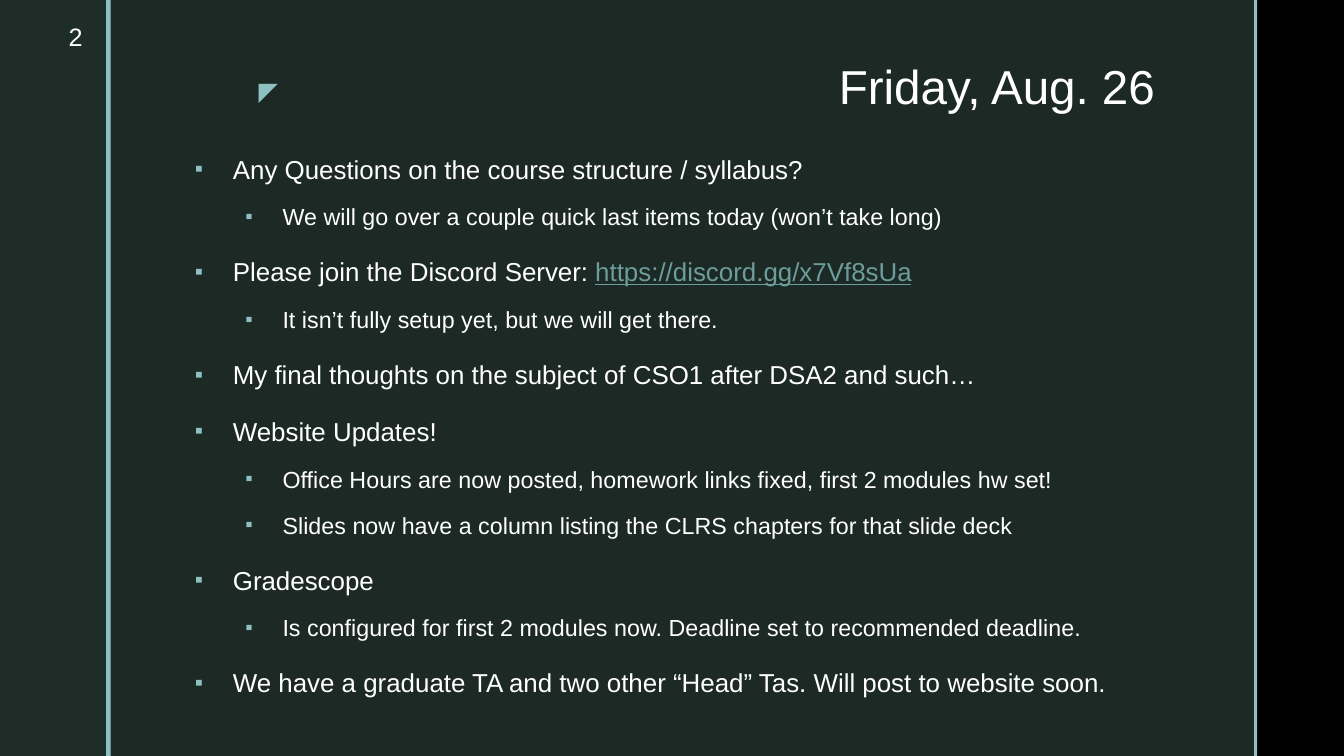
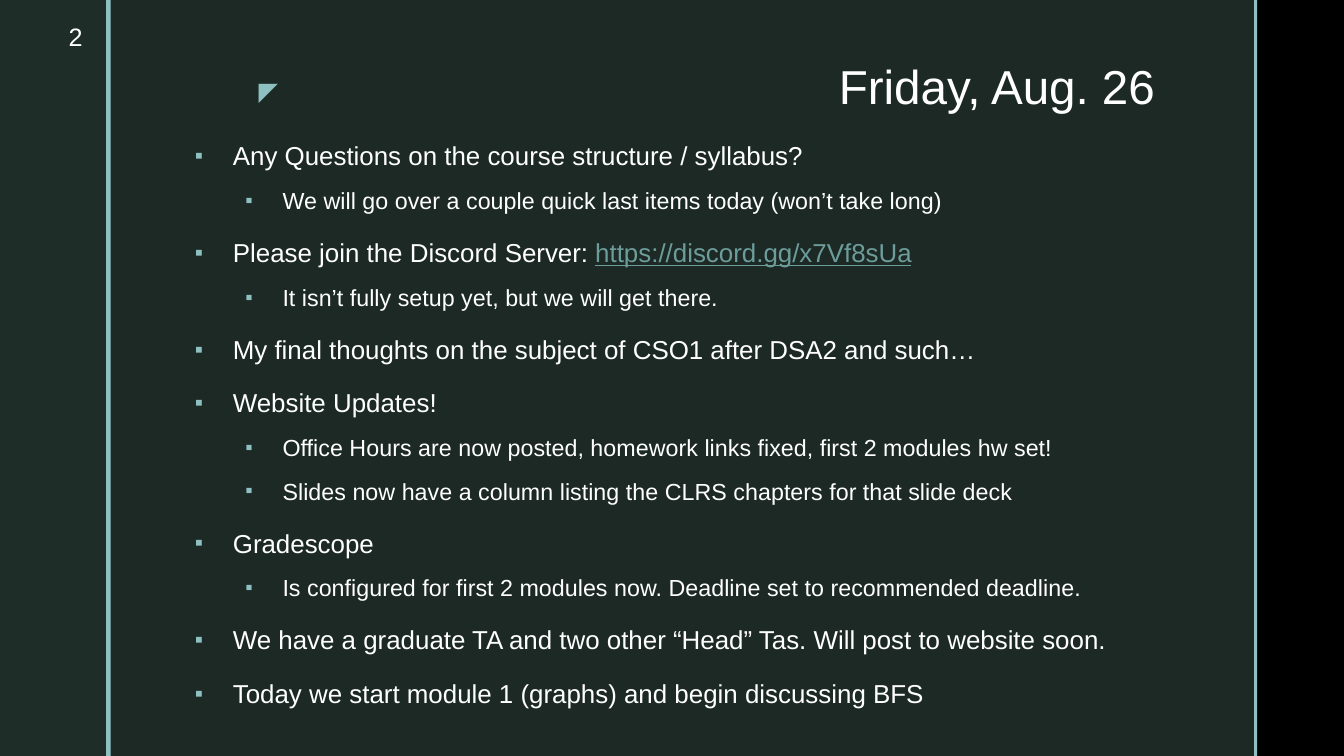
Before and after one commit to markfloryan/dsa2, a slide deck: slide 2 of slides/dailyannouncements.pptx. Drawn at 1344x756 pixels with LibreOffice and Linux fonts; fonts in the diff are those of the drawing; background and template pictures are left out. Boxes give left, top, right and bottom in pixels: in the first picture for what was removed or moved away, otherwise in the second. Text is boxed around its words. In the diff, an @@ line names an element or a change of style, - is before the commit and + after.

Commit message:
announcements

```diff
--- a/slides/dailyannouncements.pptx
+++ b/slides/dailyannouncements.pptx
@@ text at (233, 146, 1105, 655): line spacing 1.1 to 1 @@
@@ text at (233, 684, 923, 709): paragraph added @@
+▪ Today we start module 1 (graphs) and begin discussing BFS
```
